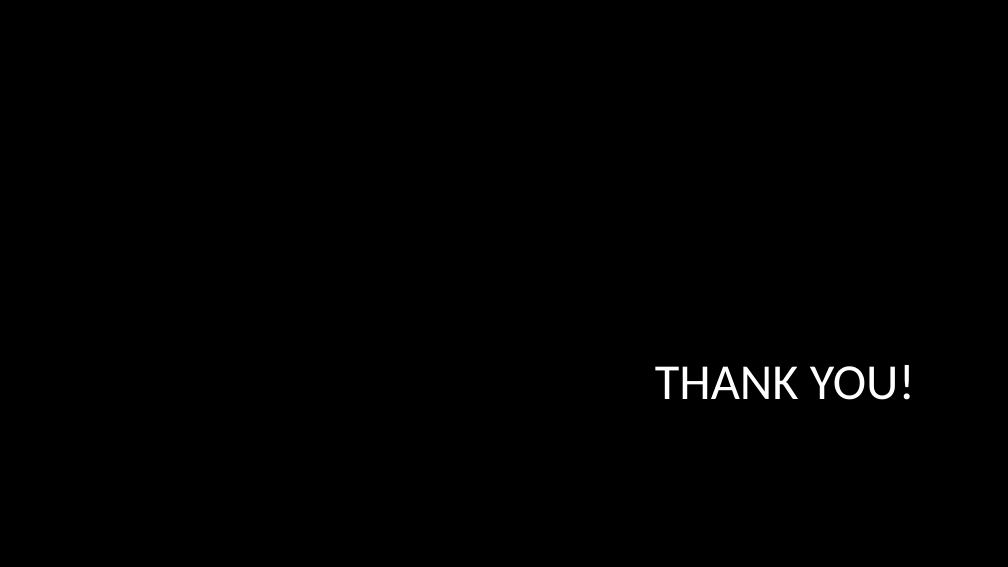
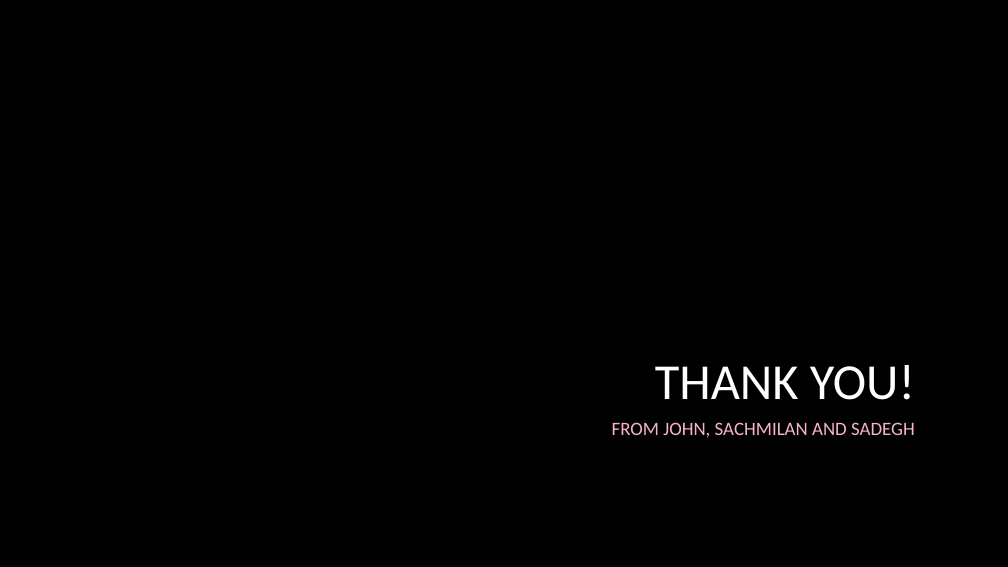
Before and after one commit to JWMedeiros/Realtime_Stock_Analysis, a slide deck: slide 8 of Real Time Stock Analysis.pptx. Drawn at 1008x567 pixels with LibreOffice and Linux fonts; fonts in the diff are those of the drawing; background and template pictures are left out. Boxes give left, top, right and bottom in pixels: in the first picture for what was removed or moved away, otherwise in the second. Text is boxed around its words. In the diff, an @@ line names an element or a change of style, - is before the commit and + after.

```diff
--- a/Real Time Stock Analysis.pptx
+++ b/Real Time Stock Analysis.pptx
@@ subtitle added at (612, 422, 915, 437), 18 pt, text #F6B5C7 @@
+FROM JOHN, SACHMILAN AND SADEGH
```
Also in this commit, not shown: 5 other slides changed, 2 other files.
